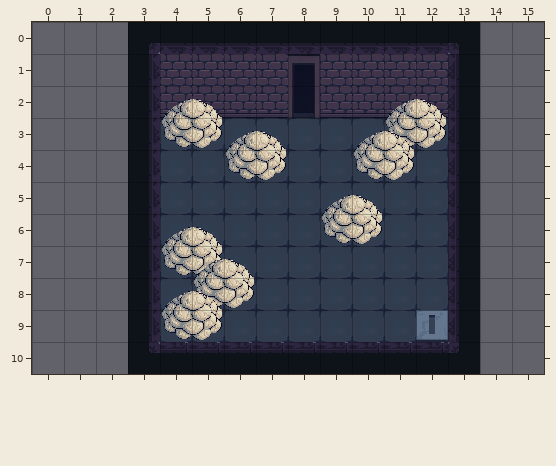
Tiled map, stored at assets/map/Disposal.tmx. That is the earlier state.
Cells are 32x32 px. Shown: x 0..15, y 0..10. The old version is drawn lined up with the new one.
And afterwards:
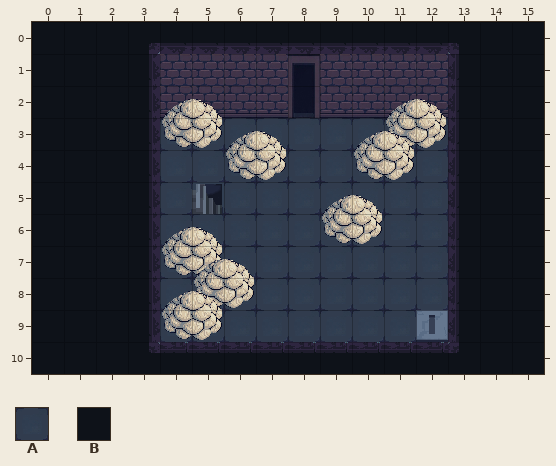
Key: from "wallfloor": A 40, B 43.
_ is an empty cell, . an unchanged one.
Diff:
map size 11x11 -> 16x11 cells (old content now starts at 3,0; both pictures use the new coordinates)
--- layer "Wall"
@@ x 0..15 @@
- 0 ___...........__
- 1 ___...........__
- 2 ___...........__
- 3 ___...........__
- 4 ___...........__
- 5 ___...........__
- 6 ___...........__
- 7 ___...........__
- 8 ___...........__
- 9 ___...........__
-10 ___...........__
+ 0 BBB...........BB
+ 1 BBB...........BB
+ 2 BBB...........BB
+ 3 BBB...........BB
+ 4 BBB...........BB
+ 5 BBB...........BB
+ 6 BBB...........BB
+ 7 BBB...........BB
+ 8 BBB...........BB
+ 9 BBB...........BB
+10 BBB...........BB
--- layer "Floor_Hide" (now hidden)
@@ x 5..5 @@
- 5 A
+ 5 _
Boxes around the changes in both pictures, in picture pixels (x1, y1, x2, y2):
added: (32, 22, 128, 374)
added: (480, 22, 544, 374)
removed: (192, 182, 224, 214)
